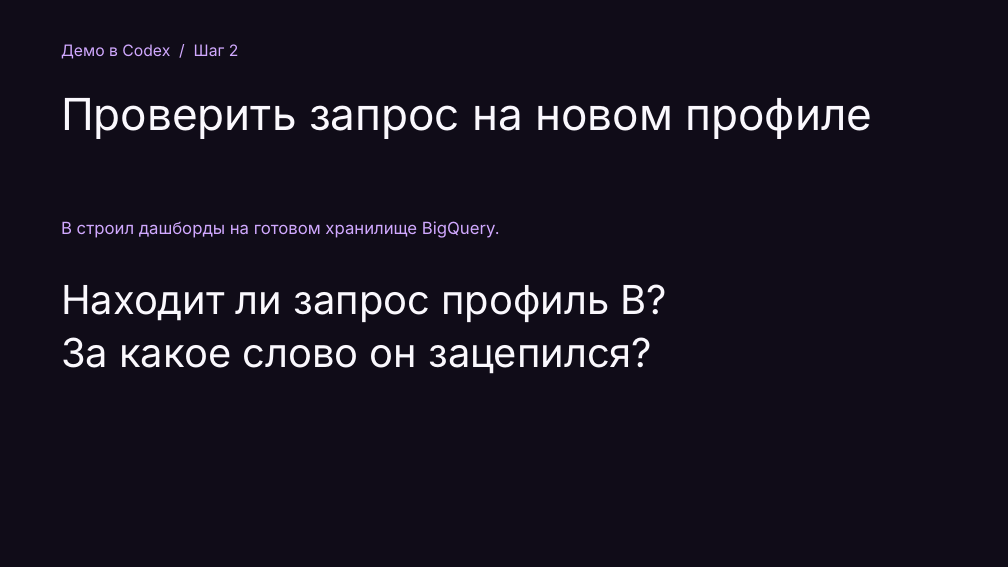
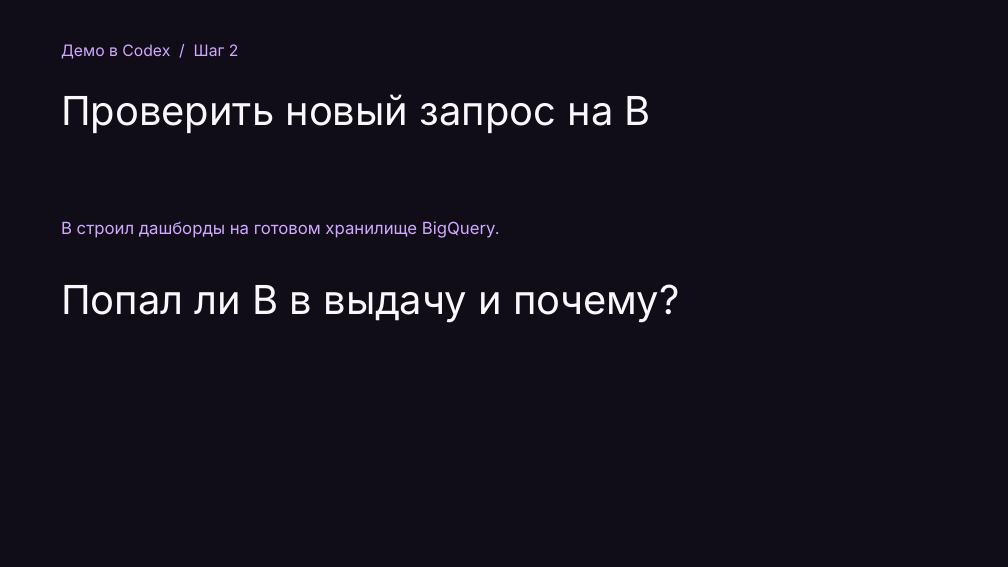
Before and after one commit to Da6ka/ta-meetup-ai-sourcing-2026-11-19, a slide deck: slide 20 of materials/spb-it-recruiter-meetup.pptx (slide 19 before the commit). Drawn at 1008x567 pixels with LibreOffice and Linux fonts; fonts in the diff are those of the drawing. Boxes give left, top, right and bottom in pixels: in the first picture for what was removed or moved away, otherwise in the second. Text is boxed around its words. In the diff, an @@ line names an element or a change of style, - is before the commit and + after.

```diff
--- a/materials/spb-it-recruiter-meetup.pptx
+++ b/materials/spb-it-recruiter-meetup.pptx
@@ text at [61, 94, 651, 133]: text changed; size 42 to 38 pt @@
-Проверить запрос на новом профиле
+Проверить новый запрос на В
@@ text at [61, 284, 679, 323]: text changed @@
-Находит ли запрос профиль В?
-За какое слово он зацепился?
+Попал ли В в выдачу и почему?
```
Also in this commit, not shown: 17 other slides changed, 7 slides added, 6 slides removed, 11 other files.
